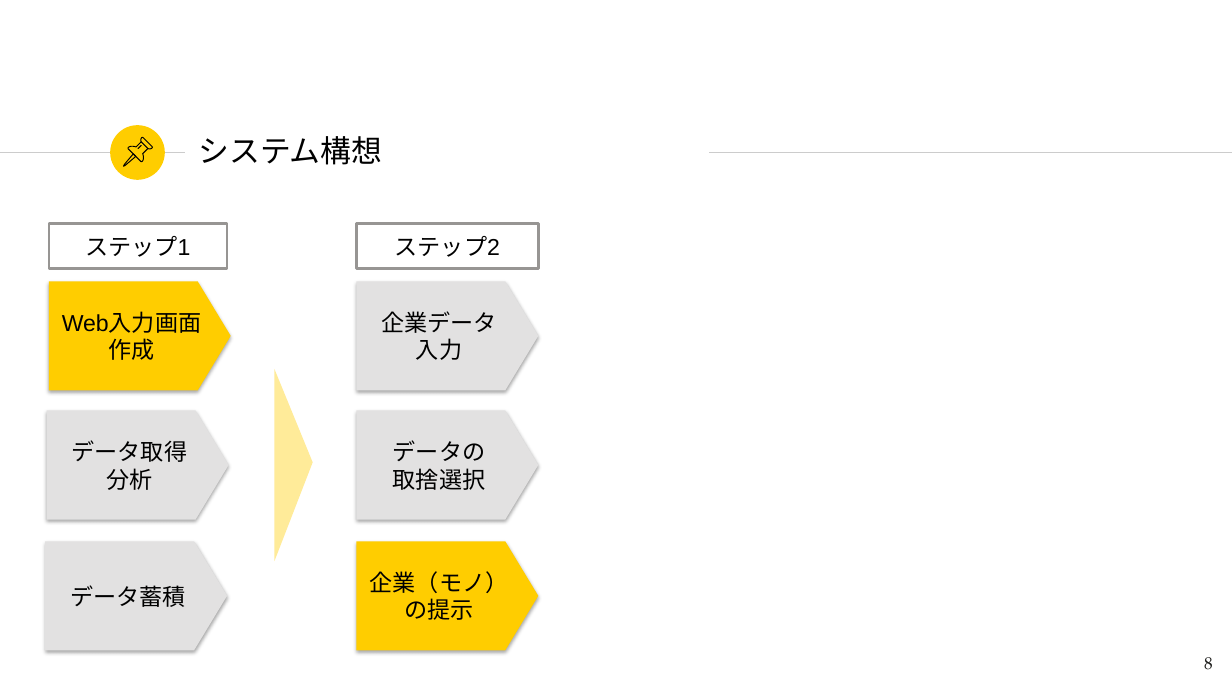
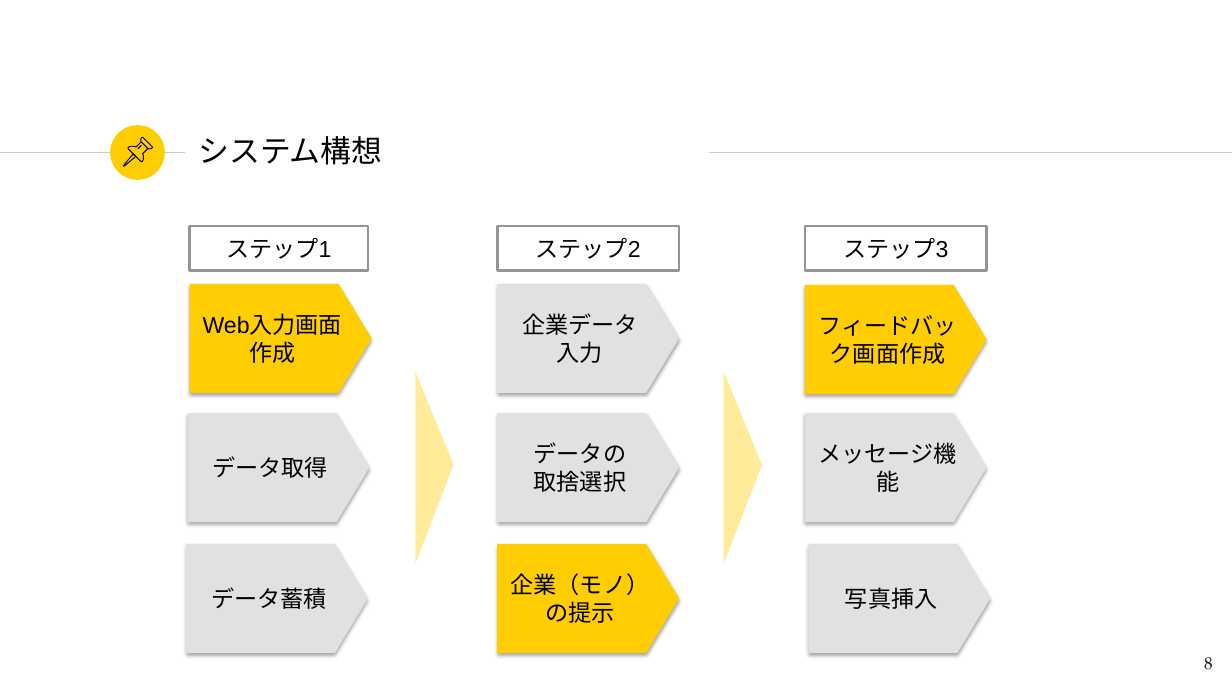
Before and after one commit to onomiyu/doyolab, a slide deck: slide 8 of Donation to person.pptx. Drawn at 1232x693 pixels with LibreOffice and Linux fonts; fonts in the diff are those of the drawing. Boxes give left, top, right and bottom in pixels: in the first picture for what was removed or moved away, otherwise in the second. Text is boxed around its words. In the diff, an @@ line names an element or a change of style, - is before the commit and + after.

```diff
--- a/Donation to person.pptx
+++ b/Donation to person.pptx
@@ rectangle added at [805, 226, 987, 272], fill #FFFFFF, outline #979593 2 pt, 18 pt, text #000000 @@
+ステップ3
@@ pentagon arrow added at [805, 285, 987, 394], fill #FFCD00, 18 pt, text #000000 @@
+フィードバック画面作成
@@ 4 pentagon arrows, 2 rectangles, 1 triangle: place and size @@
-4 pentagon arrows, 2 rectangles, 1 triangle at [45, 224, 539, 651]
+4 pentagon arrows, 2 rectangles, 1 triangle at [186, 226, 679, 653]
@@ triangle added at [724, 371, 762, 563], fill #FFEB99 @@
@@ pentagon arrow "データ取得": place and size @@
-pentagon arrow "データ取得" at [47, 410, 229, 519]
+pentagon arrow "データ取得" at [188, 413, 370, 522]
@@ pentagon arrow "データの": place and size @@
-pentagon arrow "データの" at [357, 410, 539, 519]
+pentagon arrow "データの" at [497, 413, 679, 522]
@@ pentagon arrow added at [805, 413, 987, 522], fill #E2E1E1, 18 pt, text #000000 @@
+メッセージ機能
@@ text in pentagon arrow at [106, 468, 152, 490]: paragraph removed @@
-分析
@@ pentagon arrow added at [809, 544, 991, 653], fill #E2E1E1, 18 pt, text #000000 @@
+写真挿入
```
Also in this commit, not shown: 1 other slide changed, 1 slide added, 2 other files.
